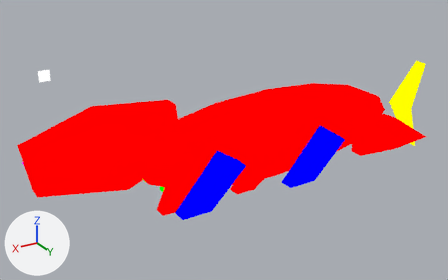
One commit to the Blender file assets-source/blender/motion/mosasaurus-idle.blend: the scene before it, then after it.
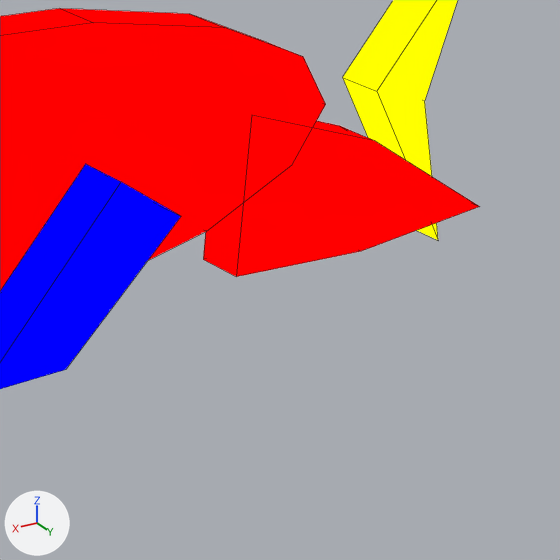
Old and new are each drawn whole from a camera (50 mm lens) standing at (84.1, 63.1, 43.2) and looking at (39.7, -10.9, 6.2) and again close up on the part from 66% to 100% of the width and 29% to 83% of the height. Arrows for +X, +Y and +Z are at lower left; the lights stay in place. The older version's two pictures come first. Both versions are drawn at full value of the shape key 'idle_02' of 'DinoTycoon_Motion_mosasaurus_idle_tail'; the numbers are the values there. The close-ups show mesh edges as thin lines.

The first close-up shows 'DinoTycoon_Motion_mosasaurus_idle_far_paddle0', 'DinoTycoon_Motion_mosasaurus_idle_tail', 'DinoTycoon_Motion_mosasaurus_idle_tail_fin', 'DinoTycoon_Motion_mosasaurus_idle_trunk'.
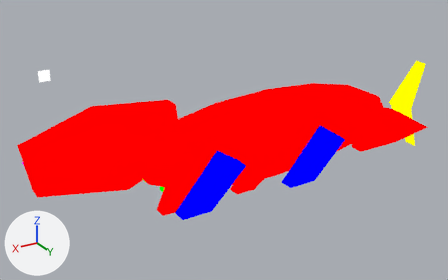
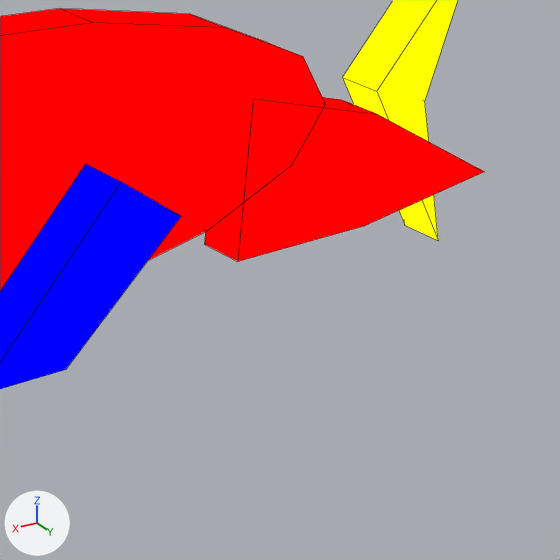
What differs and where, as boxes [x1, y1, x2, y2] in the close-ups (560 x 560 px; the box of a moved part takes in the faces that stretch with it):
'DinoTycoon_Motion_mosasaurus_idle_tail', reshaped
    before: [203, 115, 480, 277]
    after: [205, 97, 485, 261]
part 1 of me_dinotycoon_motion_mosasaurus_idle_sample_tail, moved or reshaped
    before: [203, 202, 244, 277]
    after: [205, 202, 244, 261]
part 2 of me_dinotycoon_motion_mosasaurus_idle_sample_tail, moved or reshaped
    before: [313, 121, 372, 140]
    after: [323, 97, 376, 114]
part 3 of me_dinotycoon_motion_mosasaurus_idle_sample_tail, moved or reshaped
    before: [237, 115, 480, 277]
    after: [238, 99, 485, 261]

The change, as a diff of the scene's bpy script:
```diff
--- a/assets-source/blender/motion/mosasaurus-idle.blend.py
+++ b/assets-source/blender/motion/mosasaurus-idle.blend.py
@@ me_dinotycoon_motion_mosasaurus_idle_sample_tail @@
 # used by ob_dinotycoon_motion_mosasaurus_idle_tail; location = (0.0, 0.0, 0.0)
-me_dinotycoon_motion_mosasaurus_idle_sample_tail.from_pydata(...)  # 10 vertices, 7 faces; spans x 9.0..23.0, y -1.0..1.0, z 3.84..11.32
+me_dinotycoon_motion_mosasaurus_idle_sample_tail.from_pydata(...)  # 10 vertices, 7 faces; spans x 9.0..23.0, y -1.0..1.0, z 5.0..12.0
+# me_dinotycoon_motion_mosasaurus_idle_sample_tail part 1: all 4 vertices in x 23.0, y -1.0..1.0, z 4.32..11.32 are moved by (0.0, 0.0, 0.68)
+# me_dinotycoon_motion_mosasaurus_idle_sample_tail part 2: all 4 vertices in x 16.0, y -1.0..1.0, z 3.84..8.84 are moved by (0.0, 0.0, 1.16)
+# me_dinotycoon_motion_mosasaurus_idle_sample_tail part 3: all 2 vertices in x 9.0, y -1.0..1.0, z 4.37 are moved by (0.0, 0.0, 1.63)
 me_dinotycoon_motion_mosasaurus_idle_sample_tail.materials.append(mat_dinotycoon_role_b)
```
